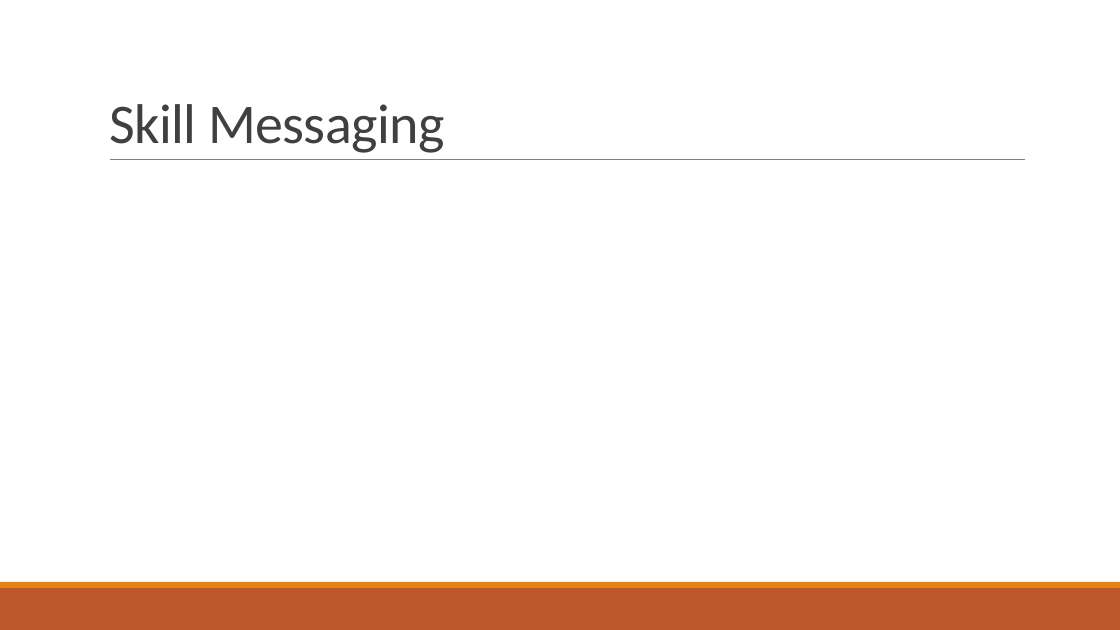
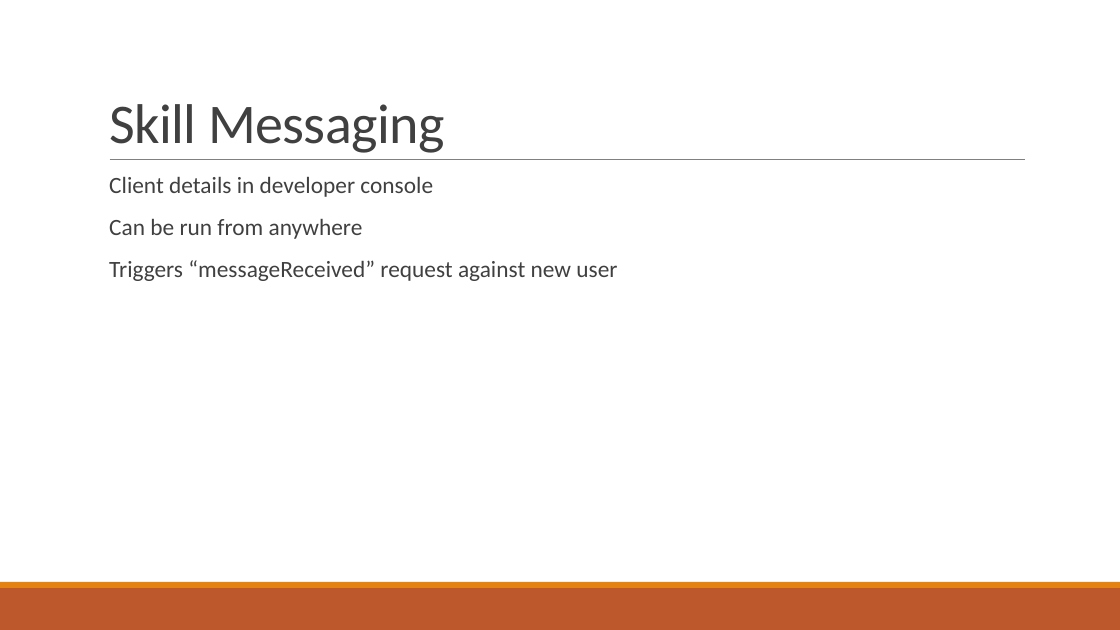
Before and after one commit to stoiveyp/DDDWales2018, a slide deck: slide 21 of Presentation/VoiceAndMore.pptx (slide 9 before the commit). Drawn at 1120x630 pixels with LibreOffice and Linux fonts; fonts in the diff are those of the drawing. Boxes give left, top, right and bottom in pixels: in the first picture for what was removed or moved away, otherwise in the second. Text is boxed around its words. In the diff, an @@ line names an element or a change of style, - is before the commit and + after.

Commit message:
added until skill messaging

```diff
--- a/Presentation/VoiceAndMore.pptx
+++ b/Presentation/VoiceAndMore.pptx
@@ text added at [109, 177, 617, 281], 20 pt, text #404040 @@
+  Client details in developer console
+  Can be run from anywhere
+  Triggers “messageReceived” request against new user
```
Also in this commit, not shown: 2 other slides changed, 15 slides added, 1 slide removed.
